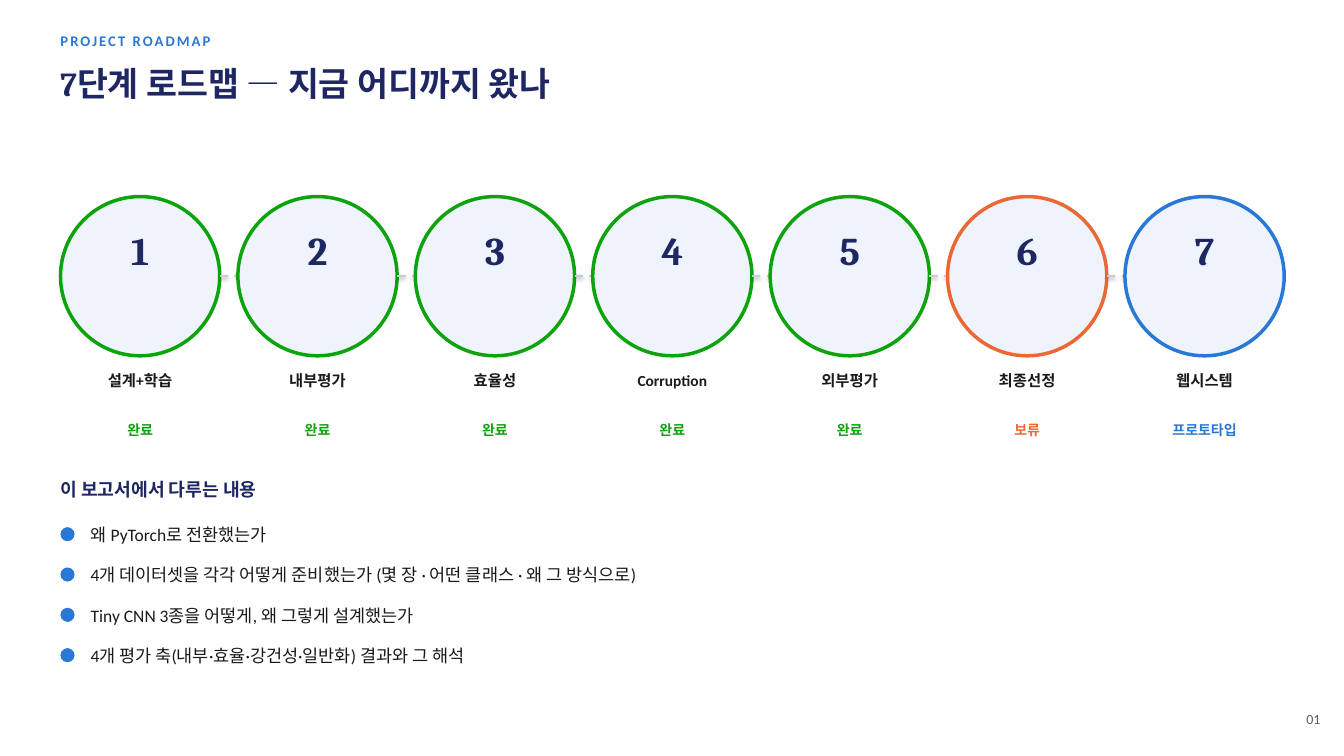
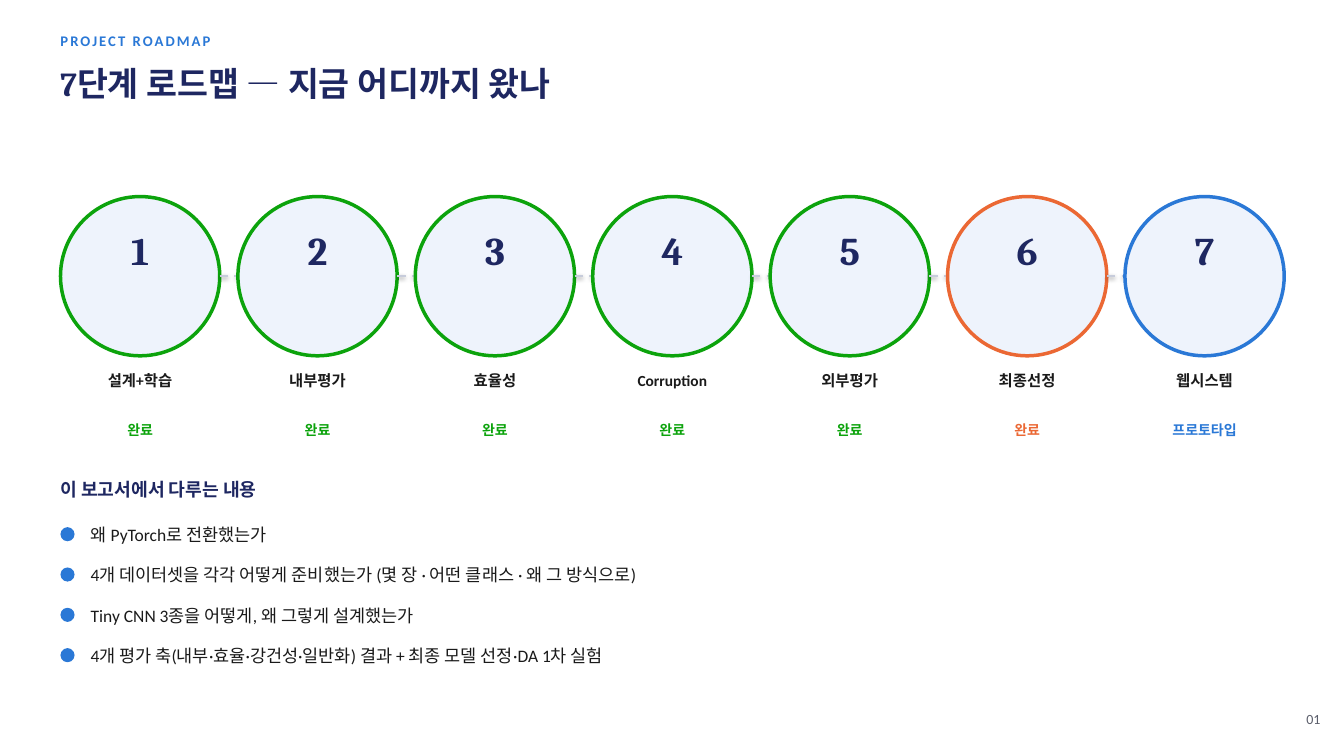
Before and after one commit to sara0813/tomato-disease-v2, a slide deck: slide 2 of docs/CNN_토마토_병해분류_V2_진행보고.pptx. Drawn at 1344x756 pixels with LibreOffice and Linux fonts; fonts in the diff are those of the drawing. Boxes give left, top, right and bottom in pixels: in the first picture for what was removed or moved away, otherwise in the second. Text is boxed around its words. In the diff, an @@ line names an element or a change of style, - is before the commit and + after.

```diff
--- a/docs/CNN_토마토_병해분류_V2_진행보고.pptx
+++ b/docs/CNN_토마토_병해분류_V2_진행보고.pptx
@@ text at [1014,423,1040,436]: text changed @@
-보류
+완료
@@ text at [91,647,603,665]: text changed @@
-4개 평가 축(내부·효율·강건성·일반화) 결과와 그 해석
+4개 평가 축(내부·효율·강건성·일반화) 결과 + 최종 모델 선정·DA 1차 실험
```
Also in this commit, not shown: 2 other slides changed, 3 slides added, 1 other file.
